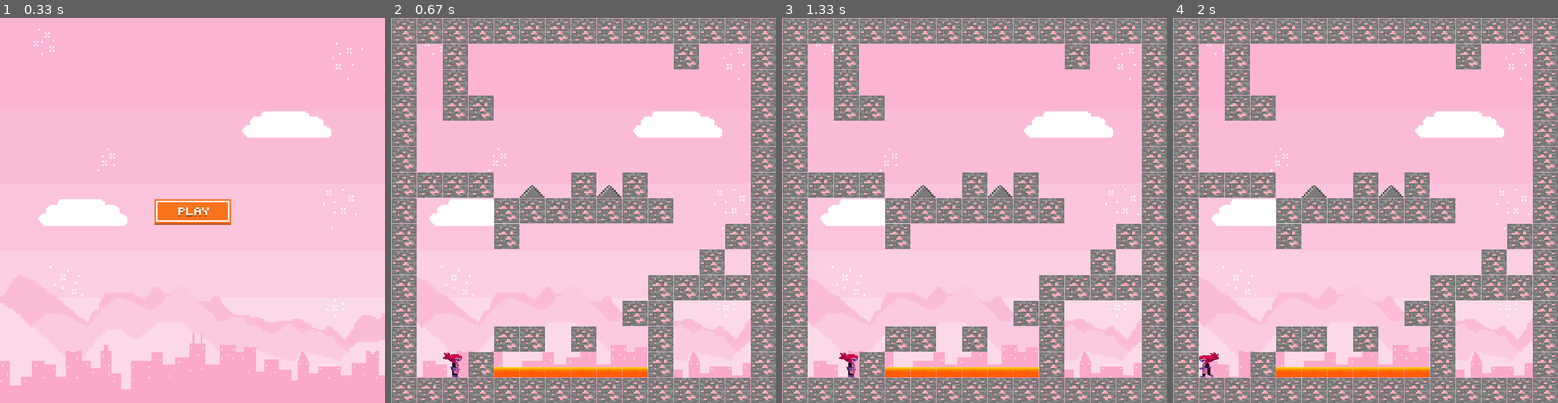
Above: before the commit, frames 1-4 (left to right).
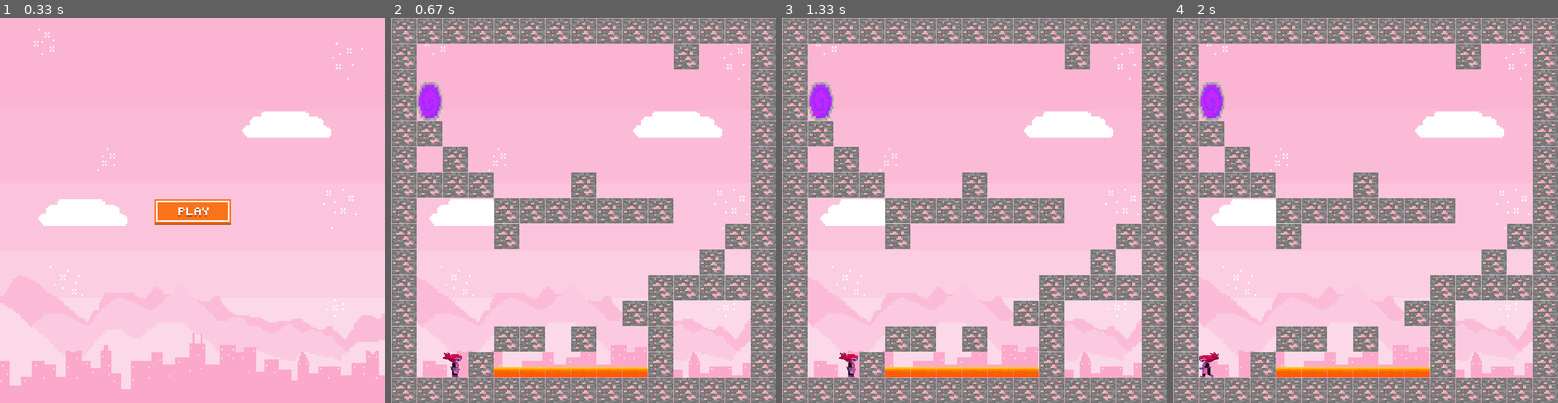
Above: after the commit, the same moments.

Repository: Julijadvbjb/Pygame-sp-le
Game: pygame game, started from main.py
The game is run twice, just before and just after one commit, with the same random seed, the same clock (stepped at 60 frames per second) and the same inputs.
Inputs (mouse positions are in pixels of both pictures, inside the frame that each line leads up to):
- Up to frame 1 (0.33 s): no input
- Up to frame 2 (0.67 s): click (583, 210) at 0.38 s
- Up to frame 3 (1.33 s): hold Right 0.67-1.13 s; move the mouse to (959, 229) at 0.7 s
- Up to frame 4 (2 s): hold Left from 1.67 s (still down)

Frame 1 is identical in both runs. In frame 2, 3.8% of the frame differs, in the area x 6-67%, y 6-47%; in frame 3, 3.8%; in frame 4, 3.8%.

Commit message:
3 levels

Diff:
--- /dev/null
+++ b/level_data.py
@@ -0,0 +1,53 @@
+level1_data = [
+[1, 1, 1, 1, 1, 1, 1, 1, 1, 1, 1, 1, 1, 1, 1],
+[1, 0, 0, 0, 0, 0, 0, 0, 0, 0, 0, 1, 0, 0, 1],
+[1, 0, 0, 0, 0, 0, 0, 0, 0, 0, 0, 0, 0, 0, 1],
+[1, 4, 0, 0, 0, 0, 0, 0, 0, 0, 0, 0, 0, 0, 1],
+[1, 1, 0, 0, 0, 0, 0, 0, 0, 0, 0, 0, 0, 0, 1],
+[1, 0, 1, 0, 0, 0, 0, 0, 0, 0, 0, 0, 0, 0, 1],
+[1, 1, 1, 1, 0, 0, 0, 1, 0, 0, 0, 0, 0, 0, 1],
+[1, 0, 0, 0, 1, 1, 1, 1, 1, 1, 1, 0, 0, 0, 1],
+[1, 0, 0, 0, 1, 0, 0, 0, 0, 0, 0, 0, 0, 1, 1],
+[1, 0, 0, 0, 0, 0, 0, 0, 0, 0, 0, 0, 1, 0, 1],
+[1, 0, 0, 0, 0, 0, 0, 0, 0, 0, 1, 1, 1, 1, 1],
+[1, 0, 0, 0, 0, 0, 0, 0, 0, 1, 1, 0, 0, 0, 1],
+[1, 0, 0, 0, 1, 1, 0, 1, 0, 0, 1, 0, 0, 0, 1],
+[1, 0, 0, 1, 2, 2, 2, 2, 2, 2, 1, 0, 0, 0, 1],
+[1, 1, 1, 1, 1, 1, 1, 1, 1, 1, 1, 1, 1, 1, 1],
+]
+
+level2_data = [
+[1, 1, 1, 1, 1, 1, 1, 1, 1, 1, 1, 1, 1, 1, 1],
+[1, 0, 0, 0, 0, 0, 0, 0, 0, 0, 0, 1, 0, 0, 1],
+[1, 0, 0, 4, 0, 0, 0, 0, 0, 0, 0, 0, 0, 0, 1],
+[1, 0, 0, 1, 0, 0, 0, 0, 0, 0, 0, 0, 0, 0, 1],
+[1, 0, 0, 0, 0, 0, 0, 0, 0, 0, 0, 0, 0, 0, 1],
+[1, 1, 0, 0, 0, 0, 0, 0, 0, 0, 0, 0, 0, 0, 1],
+[1, 1, 1, 1, 0, 3, 0, 1, 3, 1, 0, 0, 0, 0, 1],
+[1, 0, 0, 0, 1, 1, 1, 1, 1, 1, 1, 0, 0, 0, 1],
+[1, 0, 0, 0, 1, 0, 0, 0, 0, 0, 0, 0, 0, 1, 1],
+[1, 0, 0, 0, 0, 0, 0, 0, 0, 0, 0, 0, 0, 0, 1],
+[1, 0, 0, 0, 0, 0, 0, 0, 0, 0, 0, 1, 2, 1, 1],
+[1, 0, 0, 0, 0, 1, 0, 0, 0, 0, 1, 1, 1, 1, 1],
+[1, 0, 0, 1, 0, 0, 0, 0, 1, 1, 1, 0, 0, 0, 1],
+[1, 0, 1, 2, 2, 2, 2, 2, 2, 2, 1, 0, 0, 0, 1],
+[1, 1, 1, 1, 1, 1, 1, 1, 1, 1, 1, 1, 1, 1, 1],
+]
+
+level3_data = [
+[1, 1, 1, 1, 1, 1, 1, 1, 1, 1, 1, 1, 1, 1, 1],
+[1, 0, 0, 0, 0, 0, 0, 0, 0, 0, 0, 0, 0, 0, 1],
+[1, 0, 4, 0, 0, 0, 0, 0, 0, 0, 0, 0, 0, 0, 1],
+[1, 0, 1, 0, 0, 0, 0, 0, 0, 0, 0, 0, 0, 0, 1],
+[1, 2, 2, 2, 1, 3, 0, 1, 0, 0, 0, 0, 0, 0, 1],
+[1, 1, 1, 1, 1, 1, 2, 2, 2, 1, 1, 1, 0, 0, 1],
+[1, 0, 0, 0, 0, 1, 1, 1, 1, 0, 0, 0, 0, 0, 1],
+[1, 0, 0, 0, 0, 0, 0, 0, 0, 0, 0, 0, 0, 1, 1],
+[1, 0, 0, 3, 0, 0, 0, 0, 0, 0, 0, 1, 1, 0, 1],
+[1, 0, 1, 1, 0, 0, 0, 0, 0, 0, 3, 0, 0, 0, 1],
+[1, 0, 0, 0, 0, 1, 1, 0, 0, 1, 1, 0, 0, 0, 1],
+[1, 1, 0, 0, 0, 0, 0, 0, 0, 0, 0, 0, 0, 0, 1],
+[1, 0, 0, 1, 0, 0, 0, 1, 0, 0, 0, 0, 0, 0, 1],
+[1, 2, 1, 2, 2, 2, 2, 2, 2, 2, 2, 2, 2, 2, 1],
+[1, 1, 1, 1, 1, 1, 1, 1, 1, 1, 1, 1, 1, 1, 1],
+]
--- a/main.py
+++ b/main.py
@@ -1,5 +1,7 @@
 import pygame
 from pygame.locals import *
+from level_data import level1_data, level2_data, level3_data
+
 
 pygame.init()
 
@@ -16,6 +18,8 @@
 tile_size = 50
 game_over = 0
 main_menu = True
+max_levels = 3
+current_level = 1
 
 
 
@@ -30,7 +34,6 @@
 game_over_img = pygame.image.load('images/game_over.png')
 game_over_img = pygame.transform.scale(game_over_img, (screen_width//3 , screen_height//3))
 game_over_rect = game_over_img.get_rect(center=(screen_width // 2, screen_height // 2))
-
 
 
 
@@ -111,6 +114,8 @@
 				game_over = -1
 			if pygame.sprite.spritecollide(self, spike_group, False):
 				game_over = -1
+			if pygame.sprite.spritecollide(self, portal_group, False):
+				game_over = 1
 
 			#update player coordinates
 			self.rect.x += dx
@@ -201,6 +206,9 @@
 				if tile == 3:
 					spike = Spike(col_count*tile_size, row_count*tile_size+(tile_size//2))
 					spike_group.add(spike)
+				if tile == 4:
+					portal = Portal(col_count*tile_size, row_count*tile_size-(tile_size//2))
+					portal_group.add(portal)
 				col_count += 1
 			row_count += 1
 
@@ -224,33 +232,23 @@
 		self.rect = self.image.get_rect()
 		self.rect.x = x
 		self.rect.y = y
-
-
-
-
-world_data = [
-[1, 1, 1, 1, 1, 1, 1, 1, 1, 1, 1, 1, 1, 1, 1],
-[1, 0, 1, 0, 0, 0, 0, 0, 0, 0, 0, 1, 0, 0, 1],
-[1, 0, 1, 0, 0, 0, 0, 0, 0, 0, 0, 0, 0, 0, 1],
-[1, 0, 1, 1, 0, 0, 0, 0, 0, 0, 0, 0, 0, 0, 1],
-[1, 0, 0, 0, 0, 0, 0, 0, 0, 0, 0, 0, 0, 0, 1],
-[1, 0, 0, 0, 0, 0, 0, 0, 0, 0, 0, 0, 0, 0, 1],
-[1, 1, 1, 1, 0, 3, 0, 1, 3, 1, 0, 0, 0, 0, 1],
-[1, 0, 0, 0, 1, 1, 1, 1, 1, 1, 1, 0, 0, 0, 1],
-[1, 0, 0, 0, 1, 0, 0, 0, 0, 0, 0, 0, 0, 1, 1],
-[1, 0, 0, 0, 0, 0, 0, 0, 0, 0, 0, 0, 1, 0, 1],
-[1, 0, 0, 0, 0, 0, 0, 0, 0, 0, 1, 1, 1, 1, 1],
-[1, 0, 0, 0, 0, 0, 0, 0, 0, 1, 1, 0, 0, 0, 1],
-[1, 0, 0, 0, 1, 1, 0, 1, 0, 0, 1, 0, 0, 0, 1],
-[1, 0, 0, 1, 2, 2, 2, 2, 2, 2, 1, 0, 0, 0, 1],
-[1, 1, 1, 1, 1, 1, 1, 1, 1, 1, 1, 1, 1, 1, 1],
-]
+class Portal(pygame.sprite.Sprite):
+	def __init__(self, x, y):
+		pygame.sprite.Sprite.__init__(self)
+		img = pygame.image.load('images/portal.png')
+		self.image = pygame.transform.scale(img, (tile_size, int(tile_size * 1.5)))
+		self.rect = self.image.get_rect()
+		self.rect.x = x
+		self.rect.y = y
 
 
 
 player = Player(100, screen_height - 130)
 lava_group = pygame.sprite.Group()
 spike_group = pygame.sprite.Group()
+portal_group = pygame.sprite.Group()
+
+world = world_data = globals()[f'level{current_level}_data']
 world = World(world_data)
 # buttons
 reset_btn = Button(screen_width//5+150, screen_height//5+400, reset_img)
@@ -262,13 +260,14 @@
 
     screen.blit(bg_img, (0, 0))
 
-    if main_menu == True:
+    if main_menu:
         if start_btn.draw():
             main_menu = False
     else:
         world.draw()
         lava_group.draw(screen)
         spike_group.draw(screen)
+        portal_group.draw(screen)
 
         game_over = player.update(game_over)
 
@@ -278,6 +277,18 @@
             if reset_btn.draw():
                 player.reset(100, screen_height - 130)
                 game_over = 0
+        elif game_over == 1:
+            current_level += 1
+            if current_level <= max_levels:
+                lava_group.empty()
+                spike_group.empty()
+                portal_group.empty()
+                world_data = globals()[f'level{current_level}_data']
+                world = World(world_data)
+                player.reset(100, screen_height - 130)
+                game_over = 0
+            else:
+                pass
 
     for event in pygame.event.get():
         if event.type == pygame.QUIT:
Binary file added: images/portal.png
